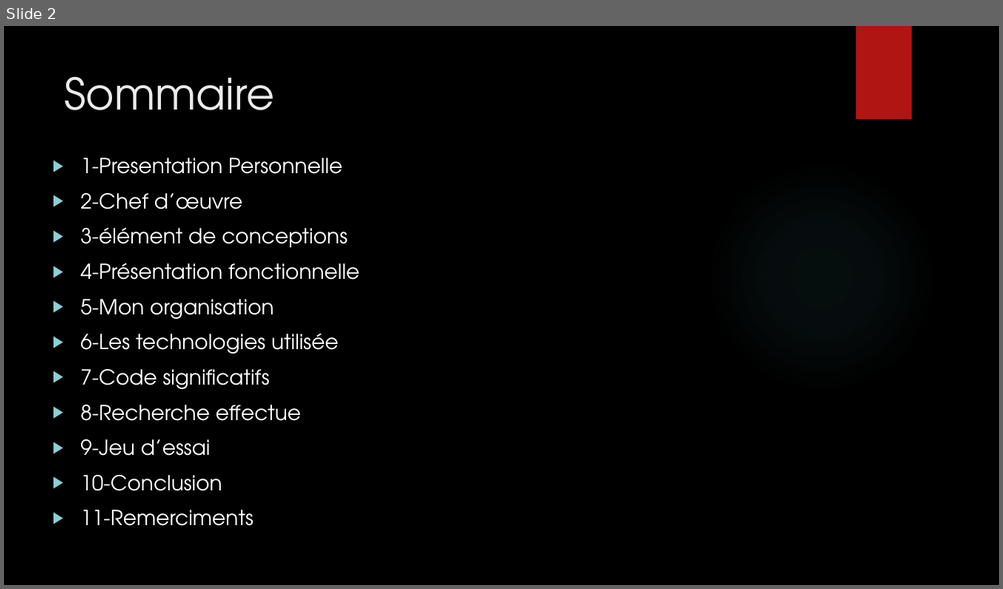
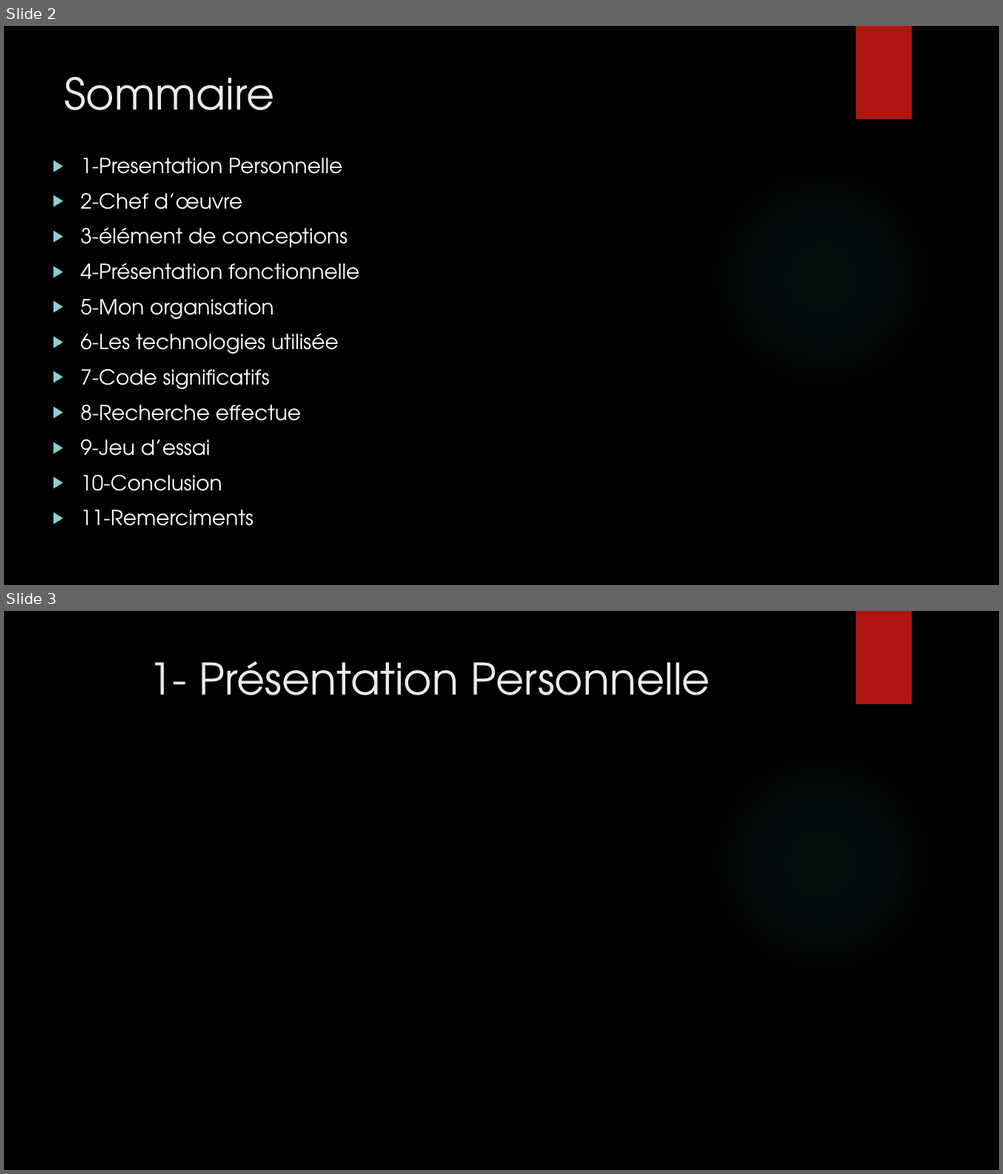
Before and after one commit to Jessica-10048/site-maternelle, a slide deck: presentation-le-champ-dolent.pptx. Shown one above the other, each under a label of ours: slide 2 before the commit, slides 2 and 3 after it. The pictures are 1003x589 and 1003x1174 pixels, drawn with LibreOffice and Linux fonts; fonts in the diff are those of the drawing; background and template pictures are left out. Boxes give left, top, right and bottom in pixels: in the first picture for what was removed or moved away, otherwise in the second. Text is boxed around its words. In the diff, an @@ line names an element or a change of style, - is before the commit and + after.

```diff
--- a/presentation-le-champ-dolent.pptx
+++ b/presentation-le-champ-dolent.pptx
@@ slide 3 added at [4,611,999,1170], background picture (left out); not listed: 2 template elements that a slide beside it also shows @@
@@ title added at [148,661,710,695], 42 pt, text #EBEBEB @@
+1- Présentation Personnelle
```
Also in this commit, not shown: 4 other slides added, 5 other files.
